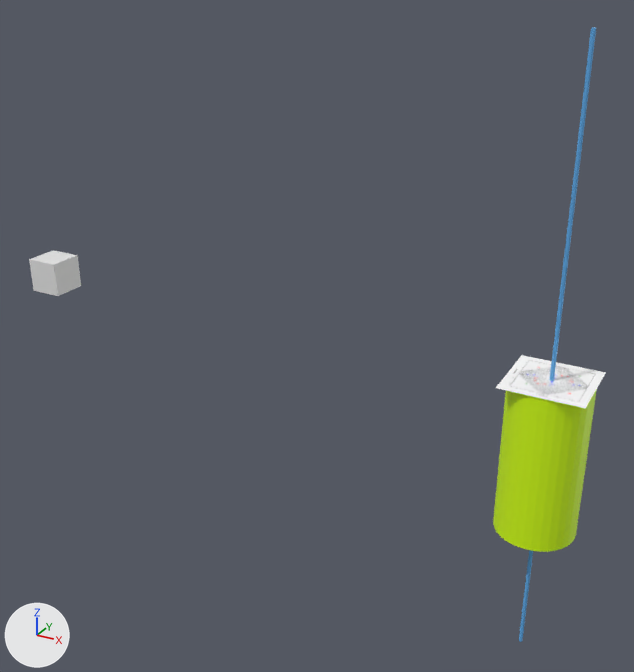
Before and after pictures for a commit that changed the glTF model web-ar-demo-main/assets/models/magnetFace/scene.gltf.
Rendered twice from a camera (50 mm lens) standing at (8.0, -36.7, 18.0) and looking at (-12.6, 0.8, -0.7). The lights are fixed; the arrows at lower left show +X, +Y and +Z. Where no turn or scale is listed for an object, it has been applied to the vertices.
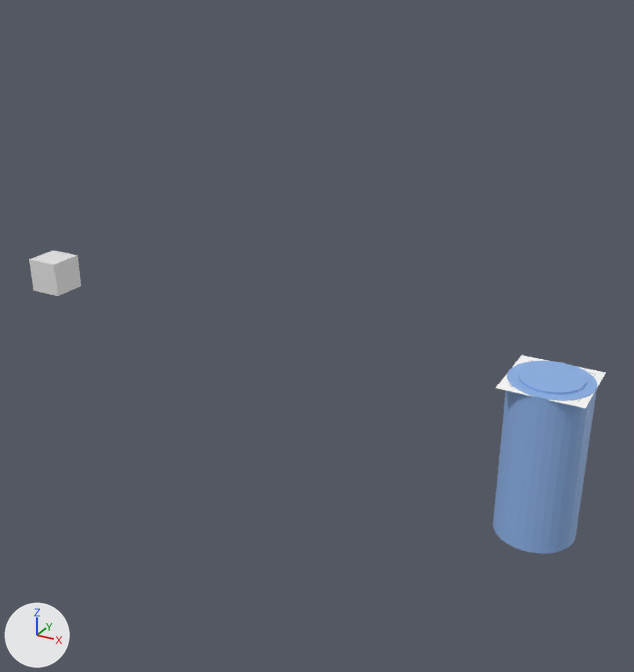
Pixel boxes (x1, y1, x2, y2) of what changed, in the pictures (634 x 672 px):
'Cylinder.001', recoloured, moved, rescaled (35% wider, 69% shorter): before (519, 27, 596, 642); after (493, 361, 597, 553)
'Cylinder', recoloured, moved, rescaled: before (493, 389, 597, 552); after (518, 363, 586, 394)
'Plane', unchanged, covered by the edit: (496, 355, 606, 408) in both

What changed in the scene script:
```text
Change mat_material_004:
    mat_material_004.base_color: (0.11, 0.402, 0.8) -> (0.264, 0.444, 0.8)  # blue #5daae7 -> blue #8cb2e7
Add mat_material_006:
    mat_material_006 = principled_material('Material.006')
    mat_material_006.base_color = (0.264, 0.444, 0.8)  # blue #8cb2e7
Change me_cylinder:
    where me_cylinder.from_pydata(...)  # 64 vertices, 124 faces; spans x -1.0..1.0, y -1.0..1.0, z -1.0..1.0
    remove me_cylinder.materials.append(mat_material_002)  # green #d2ff00
    add me_cylinder.materials.append(mat_material_004)  # blue #8cb2e7
Change me_cylinder_003:
    where me_cylinder_003.from_pydata(...)  # 64 vertices, 124 faces; spans x -1.0..1.0, y -1.0..1.0, z -1.0..1.0
    remove me_cylinder_003.materials.append(mat_material_004)  # blue #5daae7
    add me_cylinder_003.materials.append(mat_material_006)  # blue #8cb2e7
Change ob_cylinder:
    ob_cylinder.location: (0.0, 0.0, -4.04) -> (0.0, 0.0, -3.85)
    ob_cylinder.scale: (2.0, 2.0, 3.99) -> (1.5, 1.5, 4.02)
Change ob_cylinder_001:
    ob_cylinder_001.location: (0.0, 0.0, 0.0) -> (0.0, 0.0, -4.04)
    ob_cylinder_001.scale: (0.1, 0.1, 15.3) -> (2.0, 2.0, 4.1)
```
